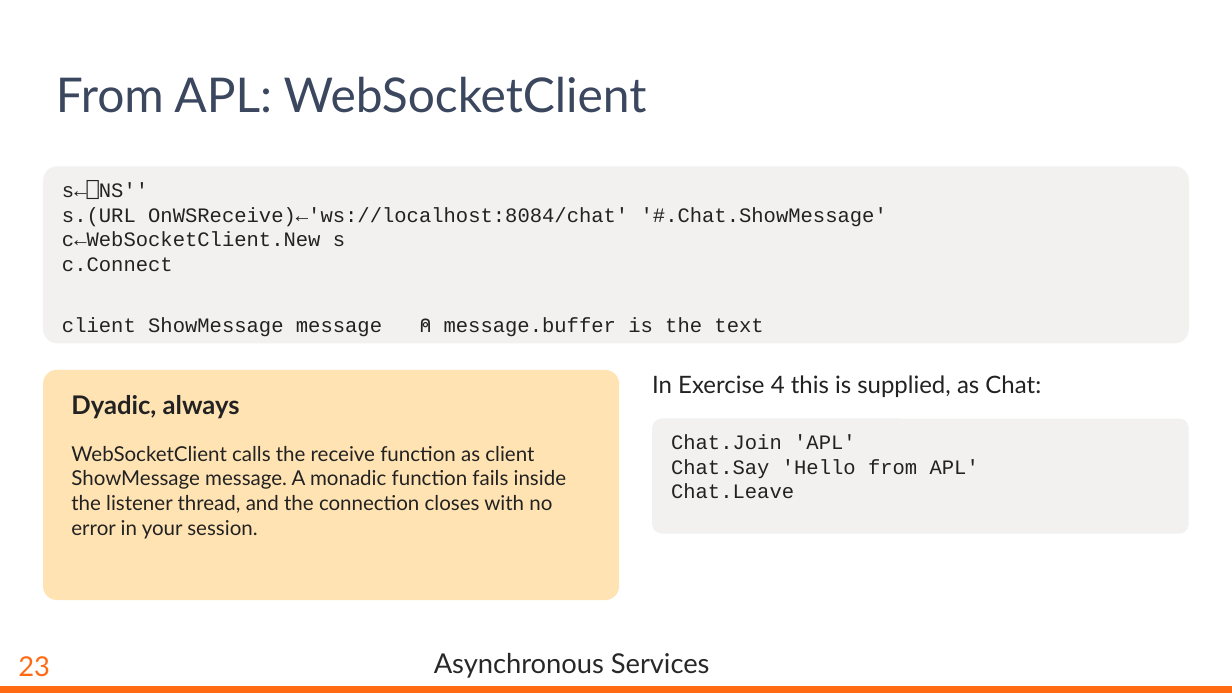
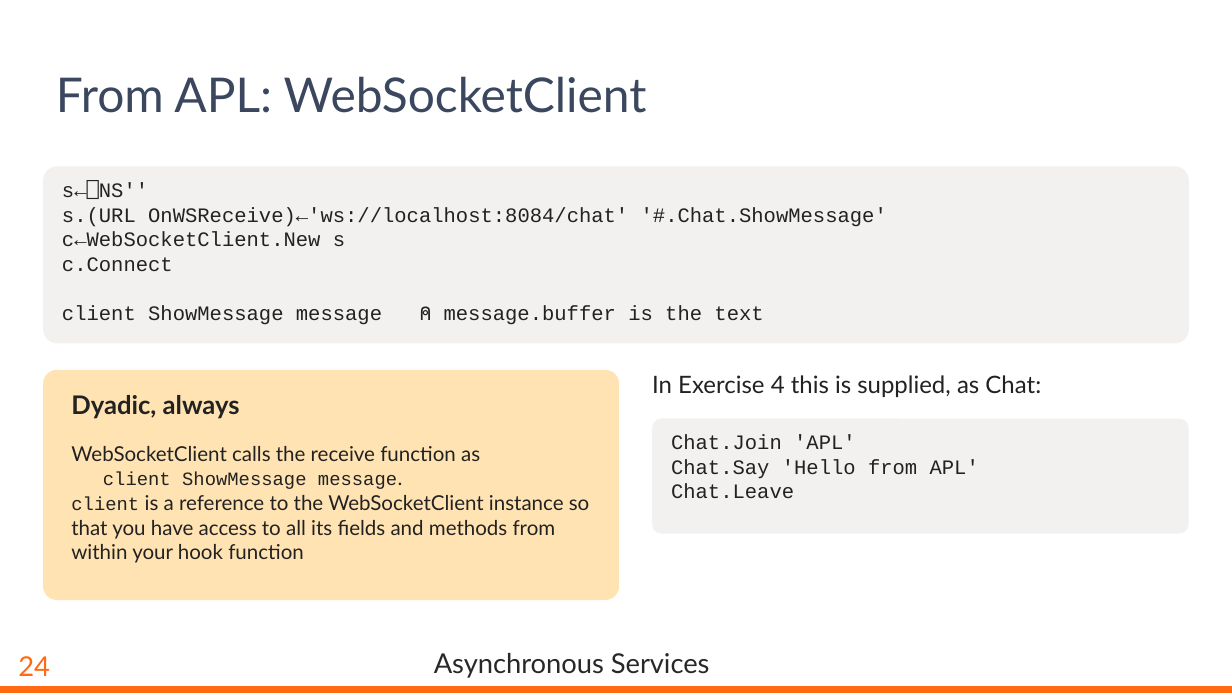
Before and after one commit to dyalog-training/2026-MP2, a slide deck: slide 25 of Presentation/AsynchronousServices.pptx (slide 24 before the commit). Drawn at 1232x693 pixels with LibreOffice and Linux fonts; fonts in the diff are those of the drawing; background and template pictures are left out. Boxes give left, top, right and bottom in pixels: in the first picture for what was removed or moved away, otherwise in the second. Text is boxed around its words. In the diff, an @@ line names an element or a change of style, - is before the commit and + after.

```diff
--- a/Presentation/AsynchronousServices.pptx
+++ b/Presentation/AsynchronousServices.pptx
@@ text "s←⎕NS''" rewrapped from (62, 182, 887, 337) to (62, 182, 887, 325) @@
@@ text at (71, 446, 589, 563): text changed @@
-WebSocketClient calls the receive function as client ShowMessage message. A monadic function fails inside the listener thread, and the connection closes with no error in your session.
+WebSocketClient calls the receive function as
+client ShowMessage message.
+client is a reference to the WebSocketClient instance so that you have access to all its fields and methods from within your hook function
@@ page number at (18, 656, 50, 676): text changed @@
-23
+24
```
Also in this commit, not shown: 16 other slides changed, 3 slides added, 8 other files.
